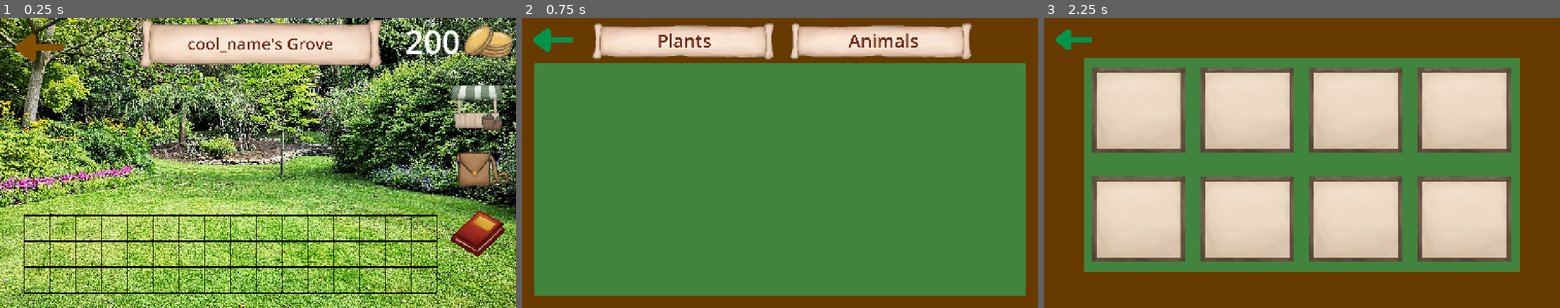
Above: before the commit, frames 1-3 (left to right).
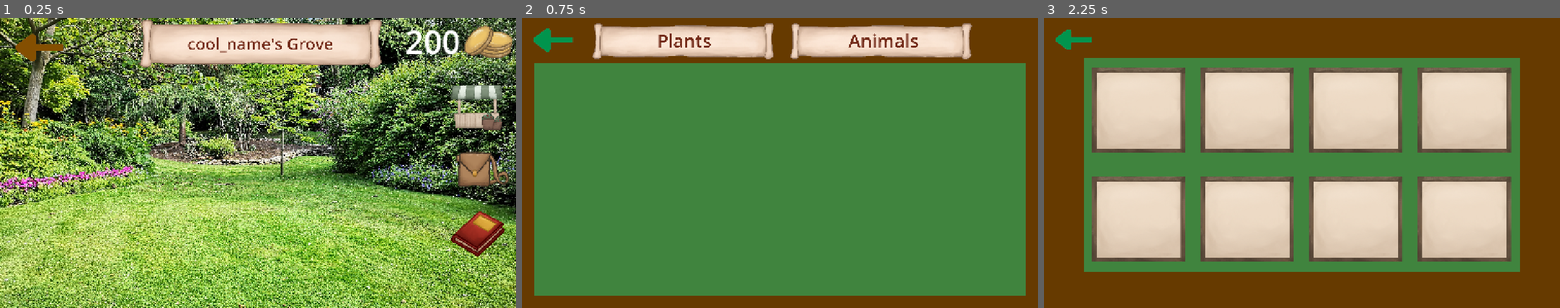
Above: after the commit, the same moments.

Repository: EliJ0y/BioCopia-s-Grove
Game: Godot game, scene res://Scenes/grove.tscn
Two runs of this game, one before a commit and one after it. Both use one fixed random seed, a clock stepped at 60 frames per second and the inputs below.
Inputs (mouse positions are in pixels of both pictures, inside the frame that each line leads up to):
- Up to frame 1 (0.25 s): no input
- Up to frame 2 (0.75 s): click (996, 107) at 0.5 s
- Up to frame 3 (2.25 s): click (1074, 41) at 1.25 s; click (1523, 168) at 2 s

The runs differ from the first frame. In frame 1, 2.5% of the frame differs, in the area x 4-85%, y 67-96%; in frame 2, nothing differs; in frame 3, nothing differs.

Commit message:
placement of items on grid

Diff:
--- a/bio-copia's-grove/Scenes/grove.tscn
+++ b/bio-copia's-grove/Scenes/grove.tscn
@@ -20,6 +20,8 @@
 texture = ExtResource("2_w2feb")
 centered = false
 
+[node name="Placed Items" type="Node2D" parent="." unique_id=1310062519]
+
 [node name="Control" type="Control" parent="." unique_id=2108334458]
 layout_mode = 3
 anchors_preset = 15
@@ -29,6 +31,7 @@
 offset_bottom = 720.0
 grow_horizontal = 2
 grow_vertical = 2
+mouse_filter = 2
 metadata/_edit_use_anchors_ = true
 
 [node name="Owner Name BG" type="TextureButton" parent="Control" unique_id=1282171278]
--- a/bio-copia's-grove/Scenes/inventory_slot.tscn
+++ b/bio-copia's-grove/Scenes/inventory_slot.tscn
@@ -1,6 +1,6 @@
 [gd_scene format=3 uid="uid://b5ricttftrh20"]
 
-[ext_resource type="Script" uid="uid://dmm24o16d0yb5" path="res://Scenes/inventory_slot.gd" id="1_0cu6i"]
+[ext_resource type="Script" uid="uid://dmm24o16d0yb5" path="res://Scripts/inventory_slot.gd" id="1_0cu6i"]
 [ext_resource type="Texture2D" uid="uid://bsf6hrl66wlpj" path="res://Assets/Inventory Slot.PNG" id="1_0v82l"]
 [ext_resource type="Texture2D" uid="uid://bai0q6wj05yjl" path="res://Assets/UI Background.png" id="3_pnayc"]
 
--- /dev/null
+++ b/bio-copia's-grove/Scenes/placed_item.tscn
@@ -0,0 +1,10 @@
+[gd_scene format=3 uid="uid://duyp5u7fse2if"]
+
+[ext_resource type="Script" uid="uid://djwfbg3u5ngvq" path="res://Scripts/placed_item.gd" id="1_dov0a"]
+
+[node name="Placed Item" type="TextureButton" unique_id=1876595174]
+offset_right = 64.0
+offset_bottom = 64.0
+ignore_texture_size = true
+stretch_mode = 4
+script = ExtResource("1_dov0a")
--- a/bio-copia's-grove/Scripts/grove.gd
+++ b/bio-copia's-grove/Scripts/grove.gd
@@ -7,23 +7,30 @@
 var grid_columns = 16
 var grid_rows = 3
 
-var show_grid = true:
+var show_grid = false:
 	set(value):
 		show_grid = value
 		queue_redraw()
+
+var placed_item_scene = preload("res://Scenes/placed_item.tscn")
+var item_to_be_placed: ShopItemsResource
+var item_getting_placed: TextureButton
+var already_filled_cells = {}
 
 
 # Called when the node enters the scene tree for the first time.
 func _ready() -> void:
 	$Shop.item_purchased.connect($Inventory.add_inventory_item)
 	$Shop.item_purchased.connect(GameManager.add_unlocked_item)
-
+	$Inventory.item_to_place.connect(placing_items)
 
 # Called every frame. 'delta' is the elapsed time since the previous frame.
 func _process(delta: float) -> void:
 	coin_amount.text = str(GameManager.current_coins)
-	var snapped_position = snap_to_grid(get_global_mouse_position())
-	print(snapped_position, " inside: ", is_inside_grid(snapped_position))
+	if item_getting_placed != null:
+		var snapped_position = snap_to_grid(get_global_mouse_position())
+		item_getting_placed.position = snapped_position + (cell_size / 2) - (item_getting_placed.size / 2)
+		item_getting_placed.set_tint(is_valid_position(snapped_position))
 
 func _draw():
 	if !show_grid:
@@ -48,3 +55,36 @@
 func is_inside_grid(snapped_pos: Vector2) -> bool:
 	var cell = (snapped_pos - top_left_corner) / cell_size
 	return (cell.x >= 0 and cell.x < grid_columns) and (cell.y >= 0 and cell.y < grid_rows)
+
+func get_cell(snapped_pos: Vector2) -> Vector2i:
+	return Vector2i(((snapped_pos - top_left_corner) / cell_size).floor())
+
+func is_valid_position(snapped_pos: Vector2) -> bool:
+	return is_inside_grid(snapped_pos) and not already_filled_cells.has(get_cell(snapped_pos))
+
+func placing_items(item: ShopItemsResource):
+	item_to_be_placed = item
+	show_grid = true
+	item_getting_placed = placed_item_scene.instantiate()
+	#for ease of setting all the placed items ot false when opening other scenes like shop
+	$"Placed Items".add_child(item_getting_placed)
+	item_getting_placed.set_item_texture(item)
+
+func _unhandled_input(event: InputEvent) -> void:
+	if item_getting_placed == null:
+		return
+	#checks for the left click and if it's a valid position
+	if event is InputEventMouseButton and event.pressed and event.button_index == MOUSE_BUTTON_LEFT:
+		var snapped_pos = snap_to_grid(get_global_mouse_position())
+		if is_valid_position(snapped_pos):
+			confirm_placement(snapped_pos)
+
+func confirm_placement(snapped_pos: Vector2):
+	#mark that the cell is now filled
+	already_filled_cells[get_cell(snapped_pos)] = item_getting_placed
+	#the func from placed_item scene
+	item_getting_placed.item_placed()
+	$Inventory.remove_placed_item(item_to_be_placed)
+	item_getting_placed = null
+	item_to_be_placed = null
+	show_grid = false
--- a/bio-copia's-grove/Scripts/grovepedia.gd
+++ b/bio-copia's-grove/Scripts/grovepedia.gd
@@ -46,6 +46,7 @@
 	$Pages.visible = true
 	$"../Shop".visible = false
 	$"../Inventory".visible = false
+	$"../Placed Items".visible = false
 
 func _on_back_arrow_pressed() -> void:
 	current_set_index = 0
@@ -54,6 +55,7 @@
 	$Pages.visible = false
 	$"../Shop".visible = true
 	$"../Inventory".visible = true
+	$"../Placed Items".visible = true
 
 func show_grovepedia_categories():
 	if plants_sprites_shown:
--- a/bio-copia's-grove/Scripts/inventory.gd
+++ b/bio-copia's-grove/Scripts/inventory.gd
@@ -1,4 +1,6 @@
 extends Control
+
+signal item_to_place(item: ShopItemsResource)
 
 @onready var grid_container: GridContainer = $NinePatchRect/GridContainer
 @onready var inventory_slots = grid_container.get_children()
@@ -6,17 +8,25 @@
 var inventory_items: Array[ShopItemsResource] = []
 
 
+func _ready() -> void:
+	for slot in inventory_slots:
+		slot.item_to_place.connect(slot_item_to_place)
+
 func _on_inventory_icon_pressed() -> void:
 	$Background.visible = true
 	$NinePatchRect.visible = true
 	$"../Shop".visible = false
 	$"../Grovepedia".visible = false
+	$"../Placed Items".visible = false
 
 func _on_back_arrow_pressed() -> void:
 	$Background.visible = false
 	$NinePatchRect.visible = false
 	$"../Shop".visible = true
 	$"../Grovepedia".visible = true
+	$"../Placed Items".visible = true
+	for slot in inventory_slots:
+		slot.hide_panel()
 
 func add_inventory_item(item: ShopItemsResource):
 	inventory_items.append(item)
@@ -32,3 +42,15 @@
 		else:
 			slot.get_inventory_item(null)
 			slot.get_node("Inventory Sprite").texture = null
+
+func slot_item_to_place(item: ShopItemsResource):
+	$Background.visible = false
+	$NinePatchRect.visible = false
+	$"../Shop".visible = true
+	$"../Grovepedia".visible = true
+	$"../Placed Items".visible = true
+	item_to_place.emit(item)
+
+func remove_placed_item(item: ShopItemsResource):
+	inventory_items.erase(item)
+	update_inventory()
--- a/bio-copia's-grove/Scenes/inventory_slot.gd
+++ b/bio-copia's-grove/Scripts/inventory_slot.gd
@@ -1,4 +1,6 @@
 extends TextureButton
+
+signal item_to_place(item: ShopItemsResource)
 
 var inventory_item: ShopItemsResource
 
@@ -13,7 +15,11 @@
 	$"Panel/Place Object Name".text = "Place " + inventory_item.item_name + "?"
 
 func _on_no_button_pressed() -> void:
-	$Panel.visible = false
+	hide_panel()
 
 func _on_yes_button_pressed() -> void:
-	pass # Replace with function body.
+	hide_panel()
+	item_to_place.emit(inventory_item)
+
+func hide_panel():
+	$Panel.visible = false
--- /dev/null
+++ b/bio-copia's-grove/Scripts/placed_item.gd
@@ -0,0 +1,21 @@
+extends TextureButton
+
+var item_being_placed: ShopItemsResource
+
+
+func _ready() -> void:
+	mouse_filter = Control.MOUSE_FILTER_IGNORE
+
+func set_item_texture(item: ShopItemsResource):
+	item_being_placed = item
+	texture_normal = item.item_texture
+
+func set_tint(is_valid: bool):
+	if is_valid:
+		modulate = Color.WHITE
+	else:
+		modulate = Color(1, 0.4, 0.4)
+
+func item_placed():
+	modulate = Color.WHITE
+	mouse_filter = Control.MOUSE_FILTER_STOP
--- a/bio-copia's-grove/Scripts/shop.gd
+++ b/bio-copia's-grove/Scripts/shop.gd
@@ -21,6 +21,7 @@
 	$"Shop Panel".visible = true
 	$"../Inventory".visible = false
 	$"../Grovepedia".visible = false
+	$"../Placed Items".visible = false
 
 func _on_plant_shop_button_pressed() -> void:
 	margin_container.visible = true
@@ -34,14 +35,12 @@
 	if margin_container.visible == true:
 		margin_container.visible = false
 	else:
-		hide_info_panels()
+		for slot in shop_slots:
+			slot.hide_info_panel()
 		$"Shop Panel".visible = false
 		$"../Inventory".visible = true
 		$"../Grovepedia".visible = true
-
-func hide_info_panels():
-	for slot in shop_slots:
-		slot.hide_info_panel()
+		$"../Placed Items".visible = true
 
 func show_shop_items(shop_items: Array):
 	for i in shop_slots.size():
Renamed: bio-copia's-grove/Scenes/inventory_slot.gd.uid -> bio-copia's-grove/Scripts/inventory_slot.gd.uid
Not shown, added: bio-copia's-grove/Scripts/placed_item.gd.uid
